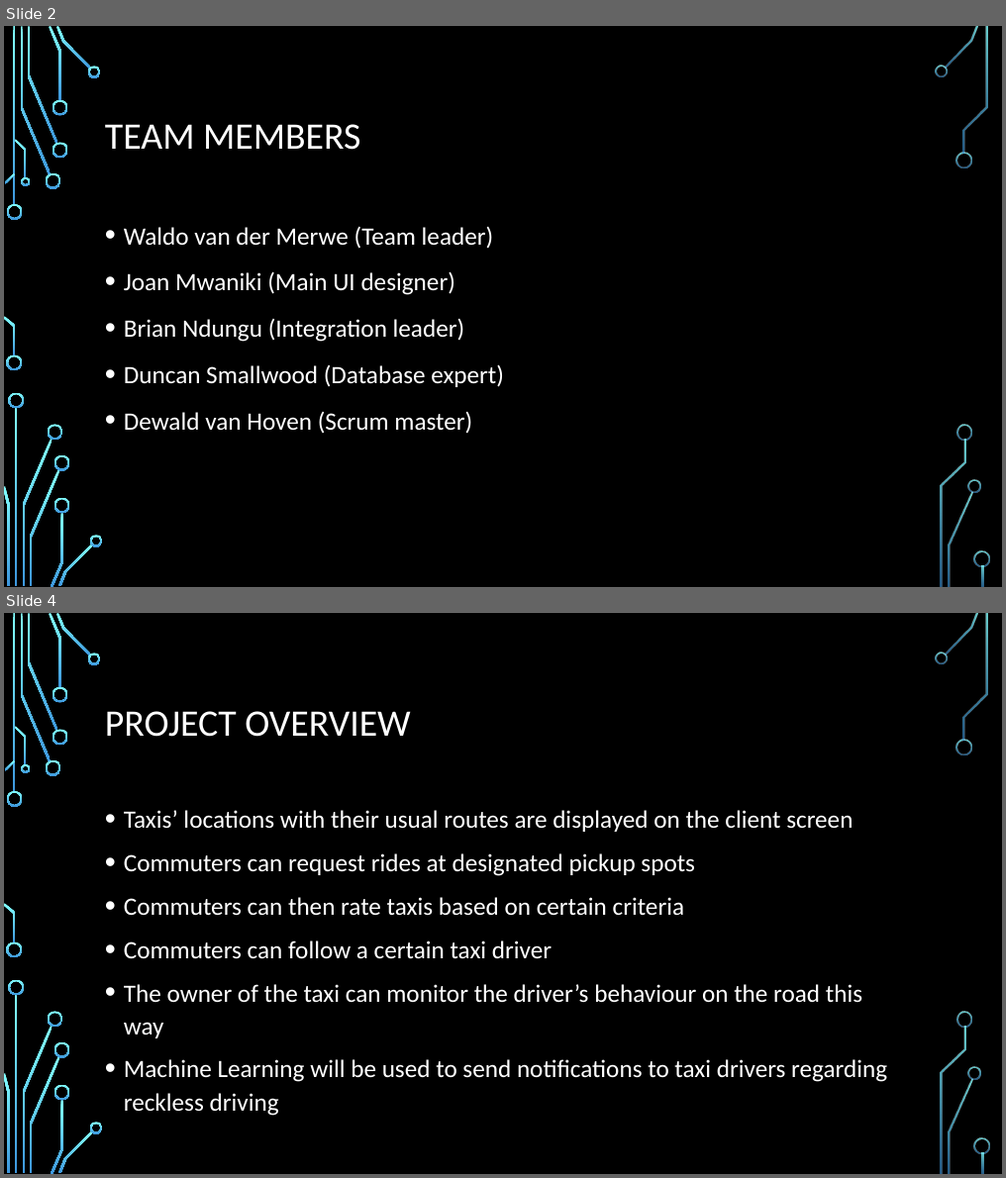
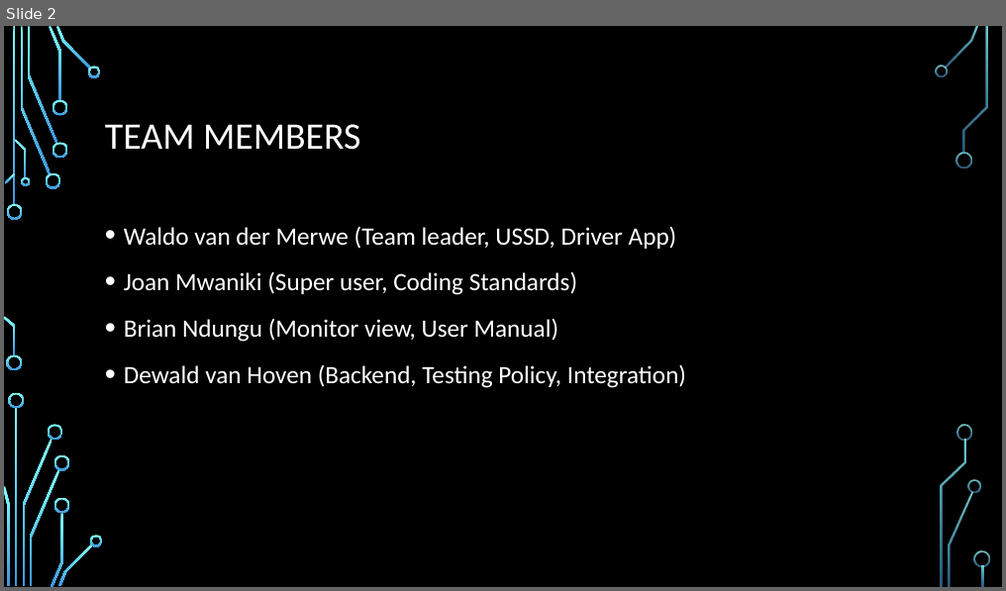
Before and after one commit to cos301-2019-se/Taxi-Boss, a slide deck: Supreme internect demo 1.pptx. Shown one above the other, each under a label of ours: slides 2 and 4 before the commit, slide 2 after it; the slides between them are not shown. The pictures are 1006x1178 and 1006x591 pixels, drawn with LibreOffice and Linux fonts; fonts in the diff are those of the drawing; background and template pictures are left out. Boxes give left, top, right and bottom in pixels: in the first picture for what was removed or moved away, otherwise in the second. Text is boxed around its words. In the diff, an @@ line names an element or a change of style, - is before the commit and + after.

```diff
--- a/Supreme internect demo 1.pptx
+++ b/Supreme internect demo 1.pptx
@@ slide 4 removed at (4, 613, 1002, 1174), background picture (left out); not listed: 36 template elements that a slide beside it also shows @@
@@ title removed at (105, 711, 410, 737) @@
-PROJECT OVERVIEW
@@ text removed at (124, 810, 887, 1082) @@
-• Taxis’ locations with their usual routes are displayed on the client screen
-• Commuters can request rides at designated pickup spots
-• Commuters can then rate taxis based on certain criteria
-• Commuters can follow a certain taxi driver
-• The owner of the taxi can monitor the driver’s behaviour on the road this way
-• Machine Learning will be used to send notifications to taxi drivers regarding reckless driving
@@ slide 2 changed as well @@
@@ text at (124, 226, 686, 388): text changed @@
-• Waldo van der Merwe (Team leader)
-• Joan Mwaniki (Main UI designer)
-• Brian Ndungu (Integration leader)
-• Duncan Smallwood (Database expert)
-• Dewald van Hoven (Scrum master)
+• Waldo van der Merwe (Team leader, USSD, Driver App)
+• Joan Mwaniki (Super user, Coding Standards)
+• Brian Ndungu (Monitor view, User Manual)
+• Dewald van Hoven (Backend, Testing Policy, Integration)
```
Also in this commit, not shown: 2 other slides changed, 8 slides added, 6 other slides removed, 2 other files.
